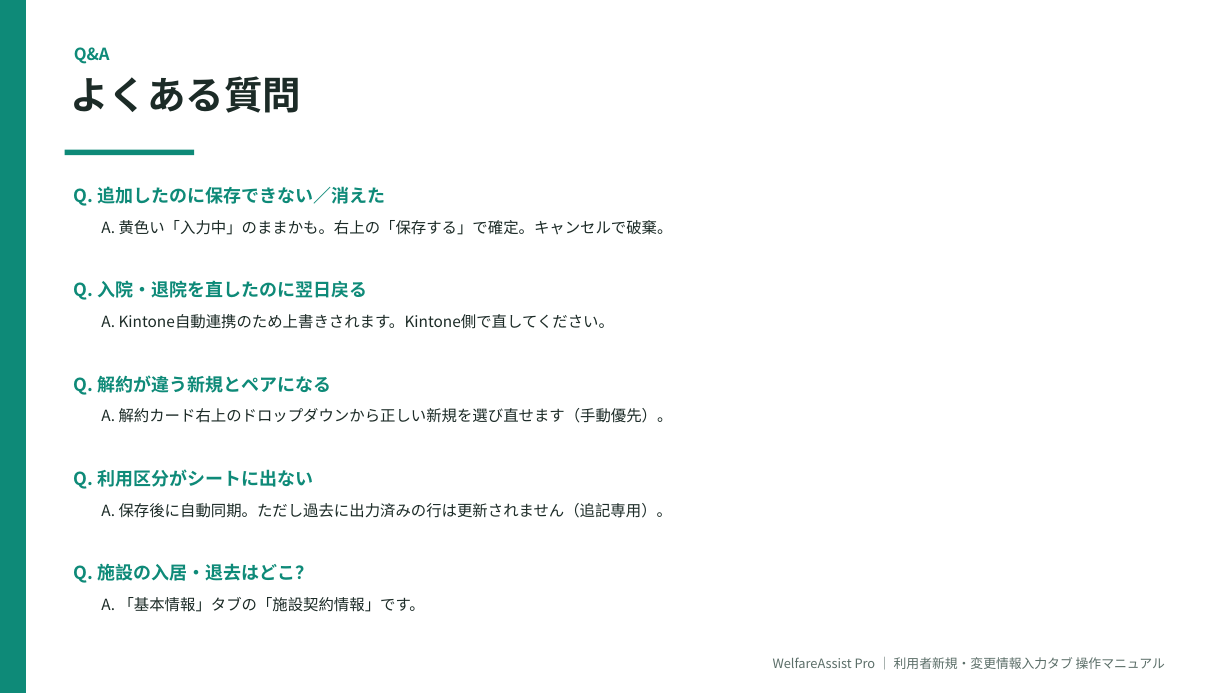
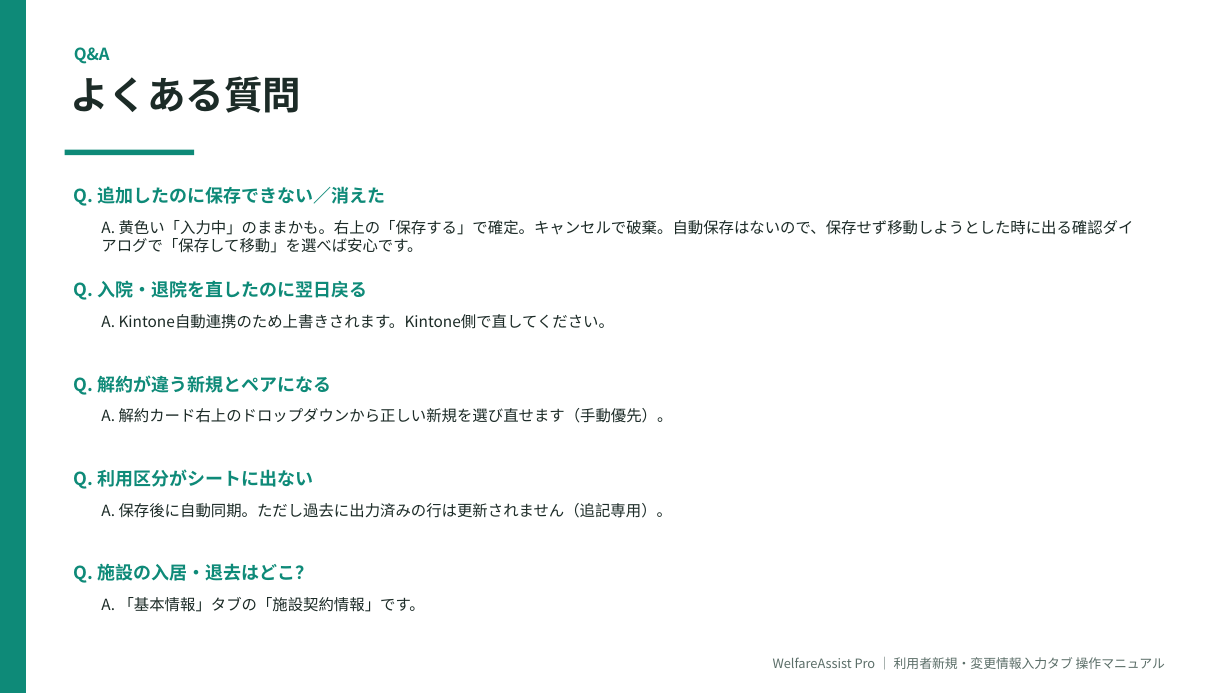
Before and after one commit to yoriko-kikunaga/welfare-assist-pro, a slide deck: slide 10 of docs/利用者新規・変更情報入力タブ_操作マニュアル.pptx. Drawn at 1232x693 pixels with LibreOffice and Linux fonts; fonts in the diff are those of the drawing. Boxes give left, top, right and bottom in pixels: in the first picture for what was removed or moved away, otherwise in the second. Text is boxed around its words. In the diff, an @@ line names an element or a change of style, - is before the commit and + after.

```diff
--- a/docs/利用者新規・変更情報入力タブ_操作マニュアル.pptx
+++ b/docs/利用者新規・変更情報入力タブ_操作マニュアル.pptx
@@ text at [101,220,1134,253]: text changed @@
-A. 黄色い「入力中」のままかも。右上の「保存する」で確定。キャンセルで破棄。
+A. 黄色い「入力中」のままかも。右上の「保存する」で確定。キャンセルで破棄。自動保存はないので、保存せず移動しようとした時に出る確認ダイアログで「保存して移動」を選べば安心です。
```
Also in this commit, not shown: 1 other slide changed, 9 other files.
